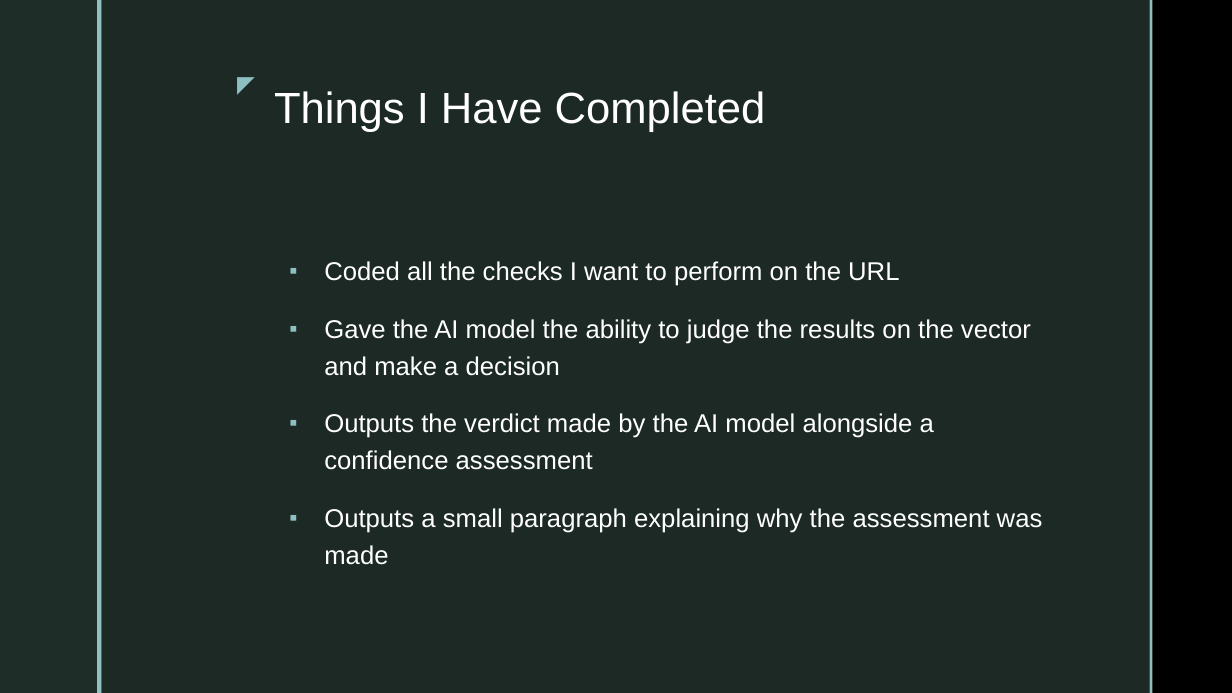
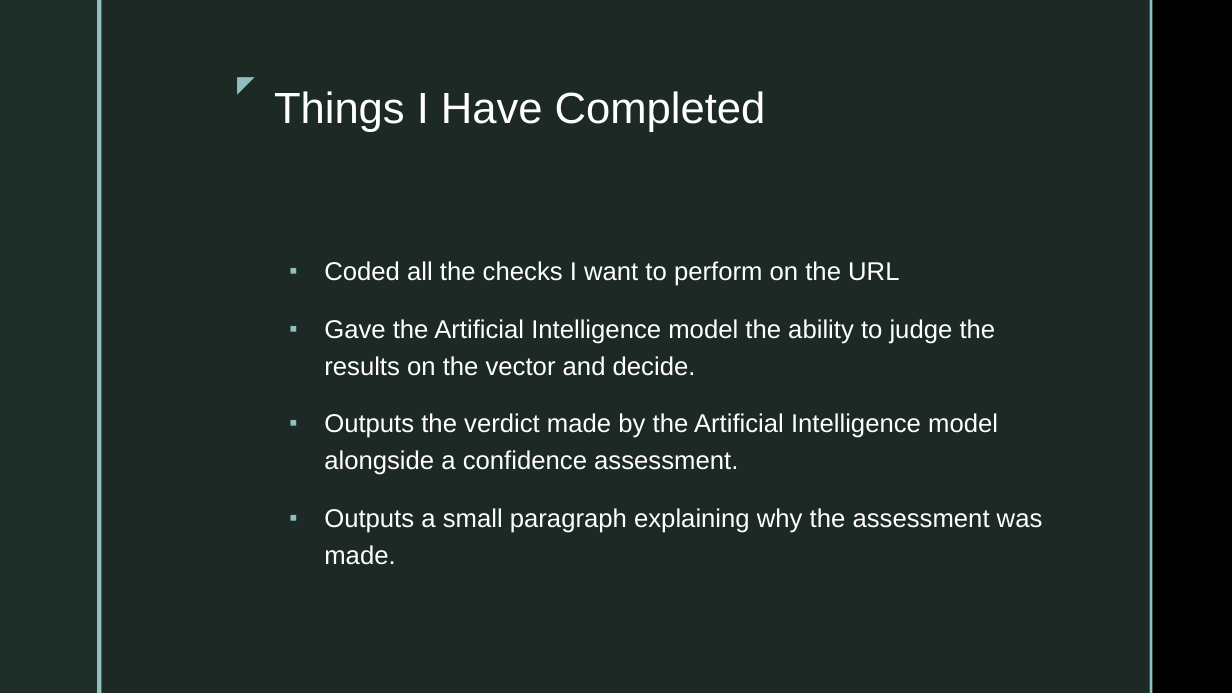
Before and after one commit to 0Meraj/My-Projects, a slide deck: slide 13 of Documents for the project/Presentation.pptx (slide 11 before the commit). Drawn at 1232x693 pixels with LibreOffice and Linux fonts; fonts in the diff are those of the drawing; background and template pictures are left out. Boxes give left, top, right and bottom in pixels: in the first picture for what was removed or moved away, otherwise in the second. Text is boxed around its words. In the diff, an @@ line names an element or a change of style, - is before the commit and + after.

```diff
--- a/Documents for the project/Presentation.pptx
+++ b/Documents for the project/Presentation.pptx
@@ text at <box>324,319,1043,565</box>: text changed @@
-▪ Gave the AI model the ability to judge the results on the vector and make a decision
-▪ Outputs the verdict made by the AI model alongside a confidence assessment
-▪ Outputs a small paragraph explaining why the assessment was made
+▪ Gave the Artificial Intelligence model the ability to judge the results on the vector and decide.
+▪ Outputs the verdict made by the Artificial Intelligence model alongside a confidence assessment.
+▪ Outputs a small paragraph explaining why the assessment was made.
```
Also in this commit, not shown: 12 other slides changed, 1 slide added, 14 other files.
